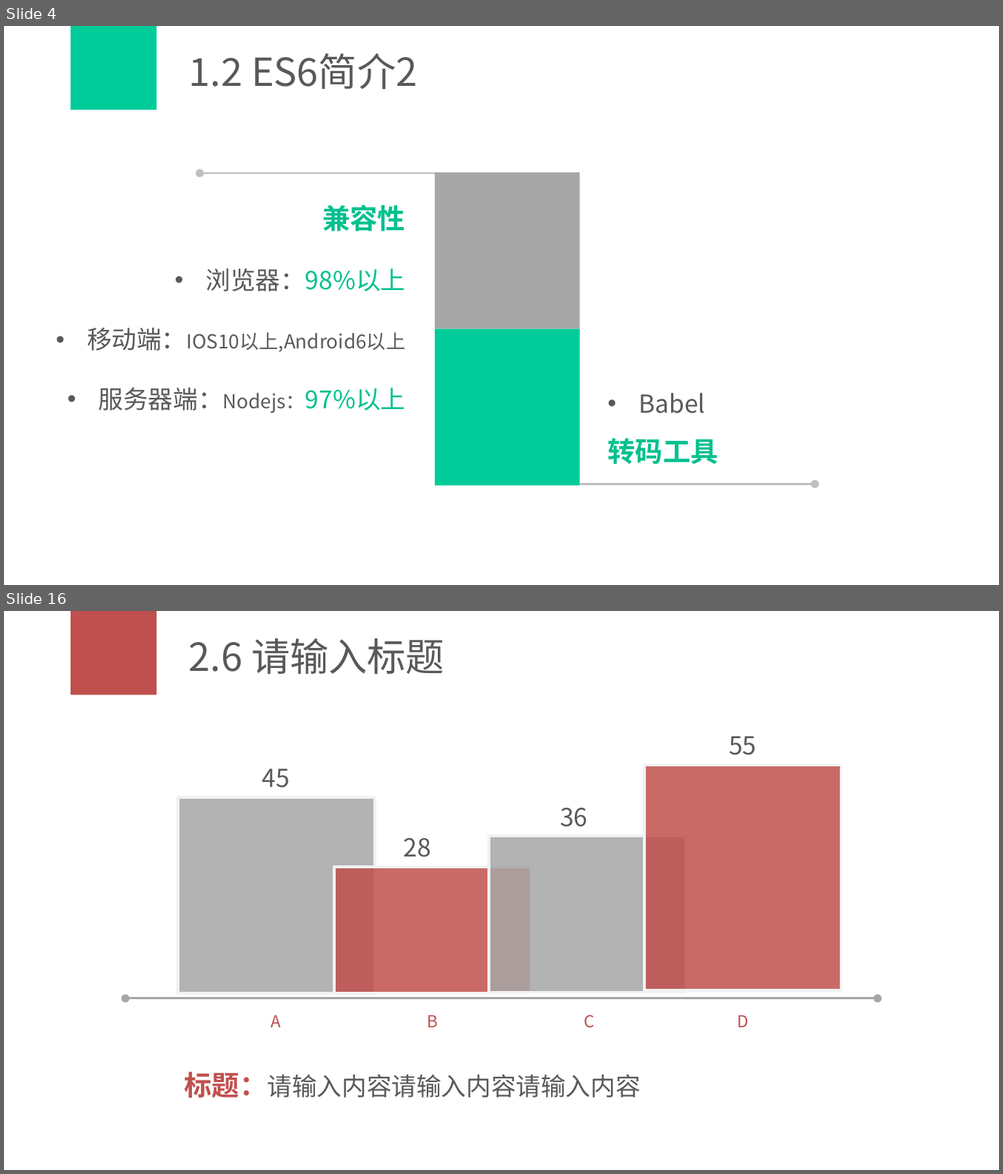
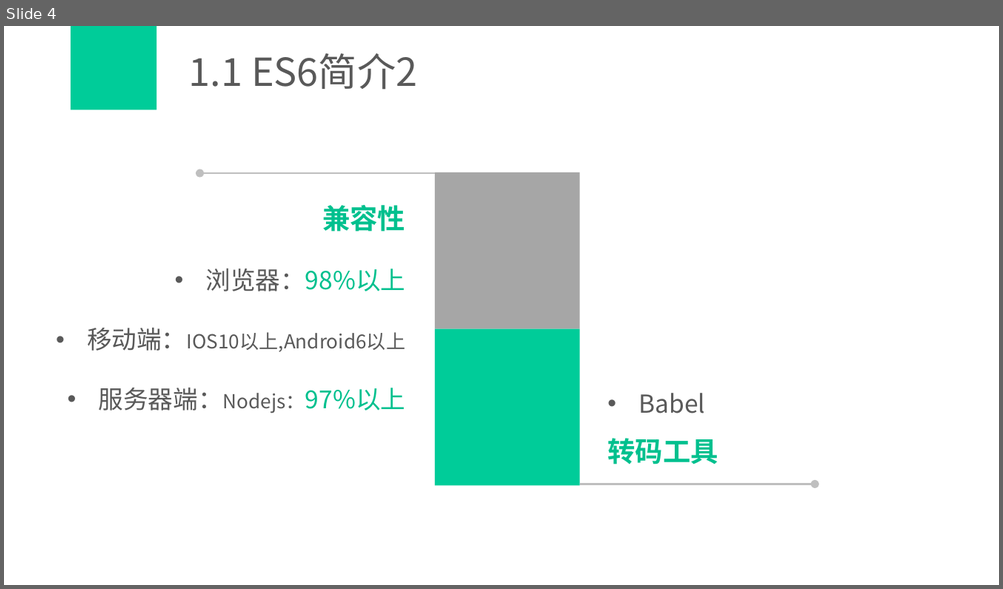
Before and after one commit to zhujiajia1984/studyDoc, a slide deck: 00_学习分享/学习分享_es6_less.pptx. Shown one above the other, each under a label of ours: slides 4 and 16 before the commit, slide 4 after it; the slides between them are not shown. The pictures are 1003x1174 and 1003x589 pixels, drawn with LibreOffice and Linux fonts; fonts in the diff are those of the drawing. Boxes give left, top, right and bottom in pixels: in the first picture for what was removed or moved away, otherwise in the second. Text is boxed around its words. In the diff, an @@ line names an element or a change of style, - is before the commit and + after.

```diff
--- a/00_学习分享/学习分享_es6_less.pptx
+++ b/00_学习分享/学习分享_es6_less.pptx
@@ slide 16 removed at (x1=4, y1=611, x2=999, y2=1170), background #FFFFFF @@
@@ rectangle removed at (x1=71, y1=611, x2=157, y2=695) @@
@@ title removed at (x1=189, y1=638, x2=444, y2=674) @@
-2.6 请输入标题
@@ text removed at (x1=728, y1=736, x2=756, y2=755) @@
-55
@@ rectangle removed at (x1=643, y1=765, x2=840, y2=990) @@
@@ text removed at (x1=262, y1=769, x2=290, y2=788) @@
-45
@@ rectangle removed at (x1=178, y1=798, x2=375, y2=994) @@
@@ text removed at (x1=560, y1=808, x2=587, y2=827) @@
-36
@@ text removed at (x1=404, y1=838, x2=431, y2=857) @@
-28
@@ rectangle removed at (x1=489, y1=836, x2=686, y2=992) @@
@@ rectangle removed at (x1=334, y1=868, x2=531, y2=994) @@
@@ double arrow removed from (125, 999) to (877, 999) @@
@@ text removed at (x1=271, y1=1015, x2=282, y2=1028) @@
-A
@@ text removed at (x1=427, y1=1015, x2=438, y2=1028) @@
-B
@@ text removed at (x1=584, y1=1015, x2=595, y2=1028) @@
-C
@@ text removed at (x1=737, y1=1015, x2=748, y2=1028) @@
-D
@@ text removed at (x1=185, y1=1072, x2=640, y2=1099) @@
-标题：请输入内容请输入内容请输入内容
@@ slide 4 changed as well @@
@@ title at (x1=189, y1=53, x2=417, y2=90): text changed @@
-1.2 ES6简介2
+1.1 ES6简介2
```
Also in this commit, not shown: 2 other slides changed, 9 slides added, 20 other slides removed.
